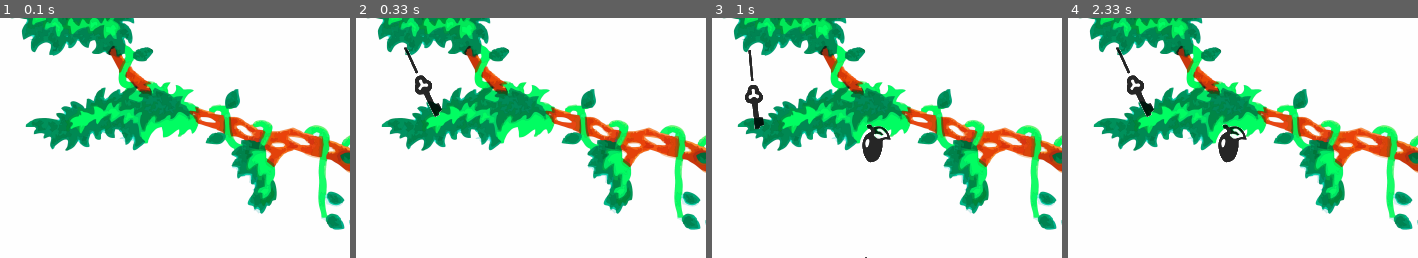
Above: before the commit, frames 1-4 (left to right).
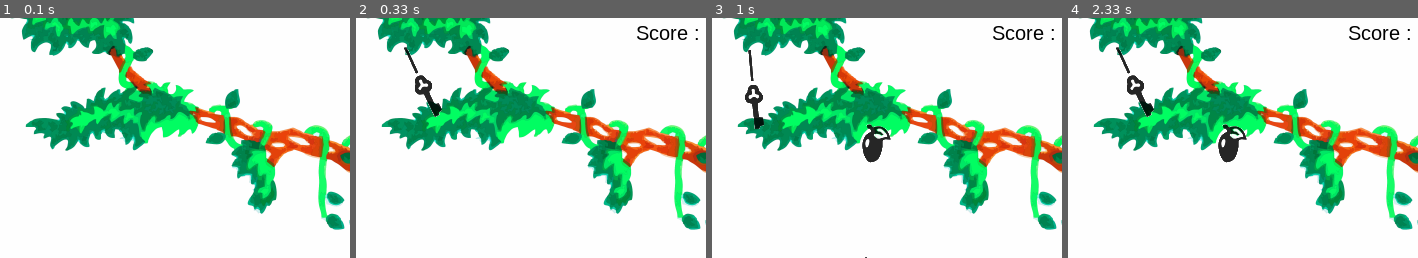
Above: after the commit, the same moments.

Repository: GuillaumeGSO/PyDonkeyKongJr
Game: pygame game, started from MainGame.py
Same seed, same stepped clock (60 frames per second), same inputs: the game is played once before the commit and once after it.
Inputs:
- Up to frame 1 (0.1 s): no input
- Up to frame 2 (0.33 s): no input
- Up to frame 3 (1 s): hold Right 0.33-0.8 s
- Up to frame 4 (2.33 s): hold Right 1.23-1.83 s; tap Space at 1.3 s
The pictures show only the part of the screen within x 31-81%, y 1-51%; the shares and areas given below are measured in that part.

Frame 1 is identical in both runs. In frame 2, 0.4% of the frame differs, in the area x 80-98%, y 3-10%; in frame 3, 0.4%; in frame 4, 0.4%.

Commit message:
Add missed key and fall over behavior and display lifes "miss"

Diff:
--- a/MainGame.py
+++ b/MainGame.py
@@ -13,6 +13,7 @@
 from Key import *
 from Croco import *
 from Coco import *
+from Missed import *
 
 
 WIDTH = 700
@@ -31,10 +32,13 @@
 k = Key()
 c = Croco()
 cc = Coco()
+m = Missed()
+infoLabel = makeLabel("Score : ", 20, 500, 10, "black")
+showLabel(infoLabel)
 
-continue_game = True
+missed = 0
 
-while continue_game:
+while missed < 3:
     p.update()
     b.update()
     k.update()
@@ -44,21 +48,38 @@
     #print("croco touching")
     # if touching(p.spritePosition.sprite, b.spritePosition.sprite):
     #print("bird touching")
-    if p.spritePosition.name=="H2J" and cc.spritePosition.name=="C00":
-        cc.spritePosition.nextMove=cc.allPositions["C01"]
-    if cc.spritePosition.name=="C03":
+    if p.spritePosition.name == "H2J" and cc.spritePosition.name == "C00":
+        cc.spritePosition.nextMove = cc.allPositions["C01"]
+
+    # If the coconut reach the bottom : hide it
+    if cc.spritePosition.name == "C03":
         cc.hide()
-    if p.spritePosition.name=="H4J":
-        if  k.spritePosition.name=="K03":
-            print("got the key")
-            p.spritePosition.nextMove=p.allPositions["H5T"]
+    # If monkey is jumping to the key
+    if p.spritePosition.name == "H4J":
+        if k.spritePosition.name == "K03":
+            # Monkey grab the key
+            p.spritePosition.nextMove = p.allPositions["H5T"]
             k.hide()
         else:
-            print("missed the key")
-            p.spritePosition.nextMove=p.allPositions["H7F"]
-            k.show()
-    if p.spritePosition.name=="L0G":
-          k.show()
-          cc.init()
+            # Monkey miss the key
+            m.update(missed)
+            missed += 1
+            p.spritePosition.nextMove = p.allPositions["H7F"]
+            #Monkey finish in the bush
+            p.update()
+            p.update()
+    if p.spritePosition.name == "H7F":
+        # Monkey miss the key
+        m.update(missed)
+        missed += 1
+         #Monkey finish in the bush
+        p.update()
+
+    # If starting position : reset some stuff
+    if p.spritePosition.name == "L0G":
+        k.show()
+        cc.init()
 
     tick(FPS)
+changeLabel(infoLabel, "Game Over")
+endWait()
--- /dev/null
+++ b/Missed.py
@@ -0,0 +1,28 @@
+from pygame_functions import *
+from SpritePosition import *
+
+
+class Missed():
+    """
+    Errors during the game : 3 lives only
+    """
+
+    def generate(self):
+        d = {}
+        b = "Missed"
+        d["M00"] = SpritePosition("M00", b)
+        d["M01"] = SpritePosition("M01", b)
+        d["M02"] = SpritePosition("M02", b)
+        return d
+
+    def __init__(self):
+        self.allPositions = self.generate()
+        self.spritePosition = [self.allPositions.get("M00"),
+        self.allPositions.get("M01"), self.allPositions.get("M02")]
+
+
+    def update(self, num_error):
+        spriteToAdd = self.spritePosition[num_error]
+        moveSprite(spriteToAdd.sprite,
+                   spriteToAdd.x, spriteToAdd.y)
+        showSprite(spriteToAdd.sprite)
Binary file added: img/sprites/Missed/M00.png
Binary file added: img/sprites/Missed/M01.png
Binary file added: img/sprites/Missed/M02.png
Binary file added: positions/MissedPositions
